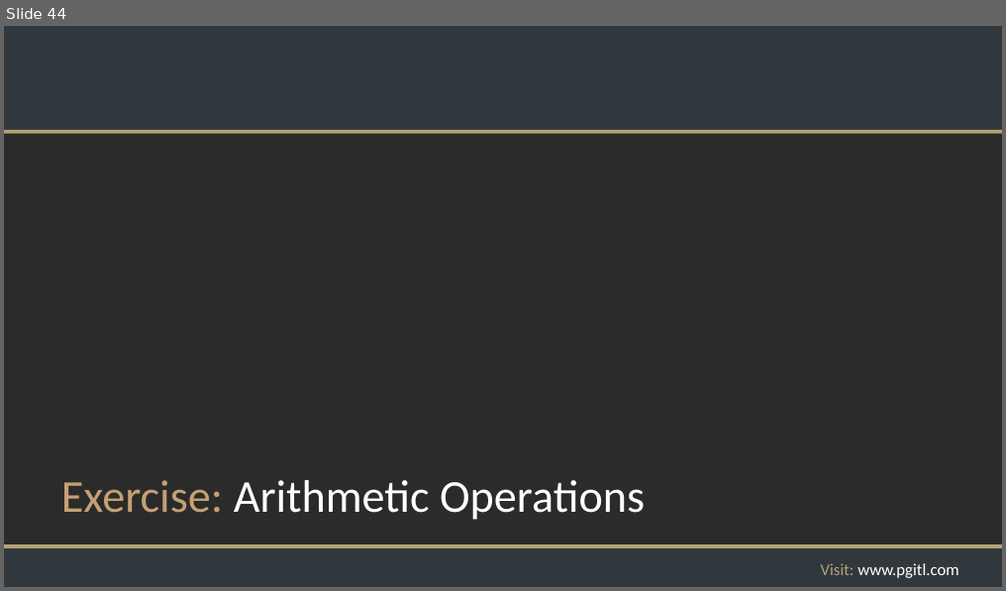
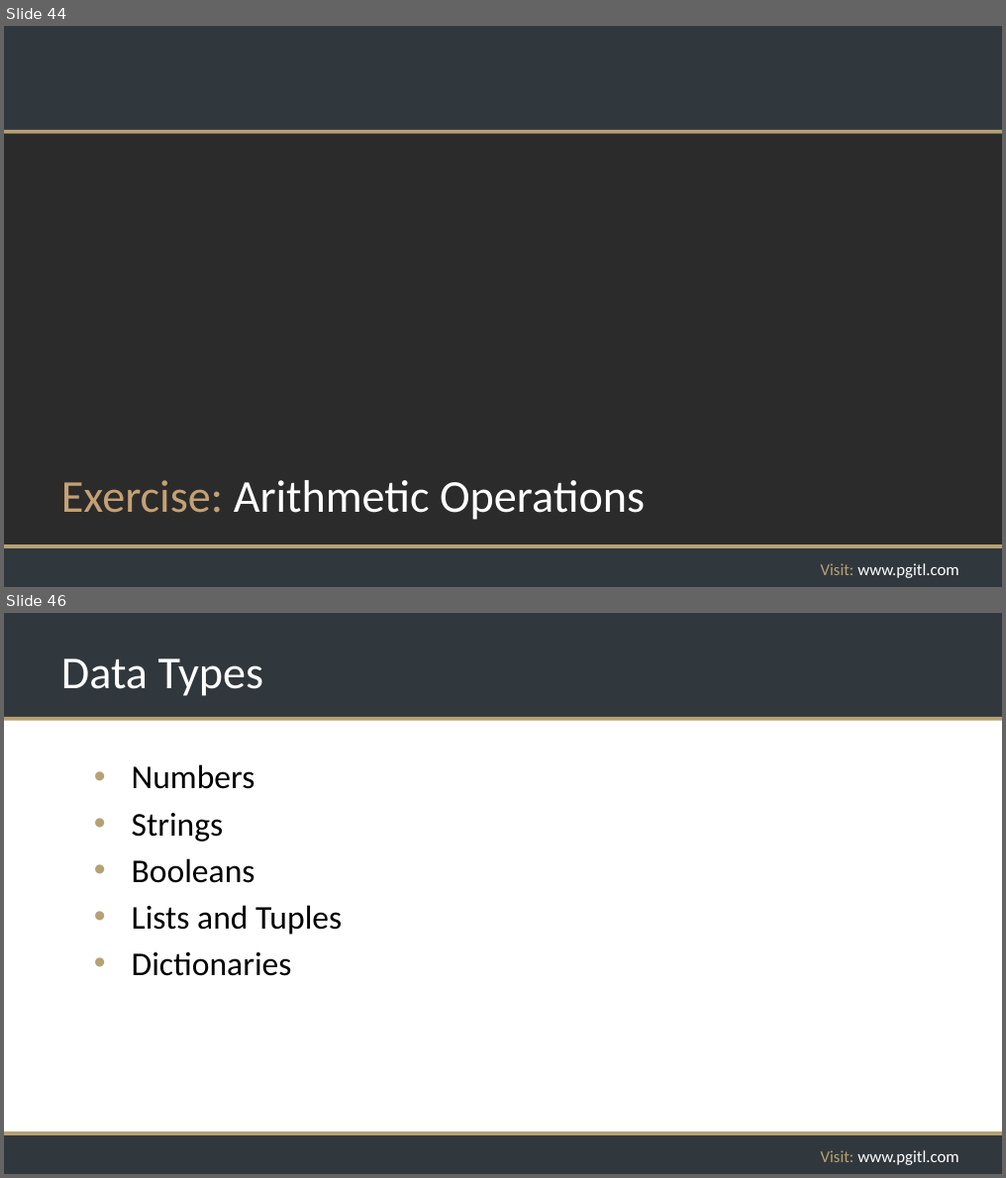
Before and after one commit to rikkouri/project-a, a slide deck: Programming Foundations.pptx. Shown one above the other, each under a label of ours: slide 44 before the commit, slides 44 and 46 after it; the slides between them are not shown. The pictures are 1006x591 and 1006x1178 pixels, drawn with LibreOffice and Linux fonts; fonts in the diff are those of the drawing; background and template pictures are left out; a plain dark background stands for a picture behind light text. Boxes give left, top, right and bottom in pixels: in the first picture for what was removed or moved away, otherwise in the second. Text is boxed around its words. In the diff, an @@ line names an element or a change of style, - is before the commit and + after.

```diff
--- a/Programming Foundations.pptx
+++ b/Programming Foundations.pptx
@@ slide 46 added at <box>4,613,1002,1174</box>, background #FFFFFF; not listed: 5 template elements that a slide beside it also shows @@
@@ title added at <box>61,659,264,696</box>, 44 pt, text #FFFFFF @@
+Data Types
@@ text added at <box>132,764,342,976</box>, 32 pt, text #000000 @@
+• Numbers
+• Strings
+• Booleans
+• Lists and Tuples
+• Dictionaries
```
Also in this commit, not shown: 4 other slides added, 1 other file.
